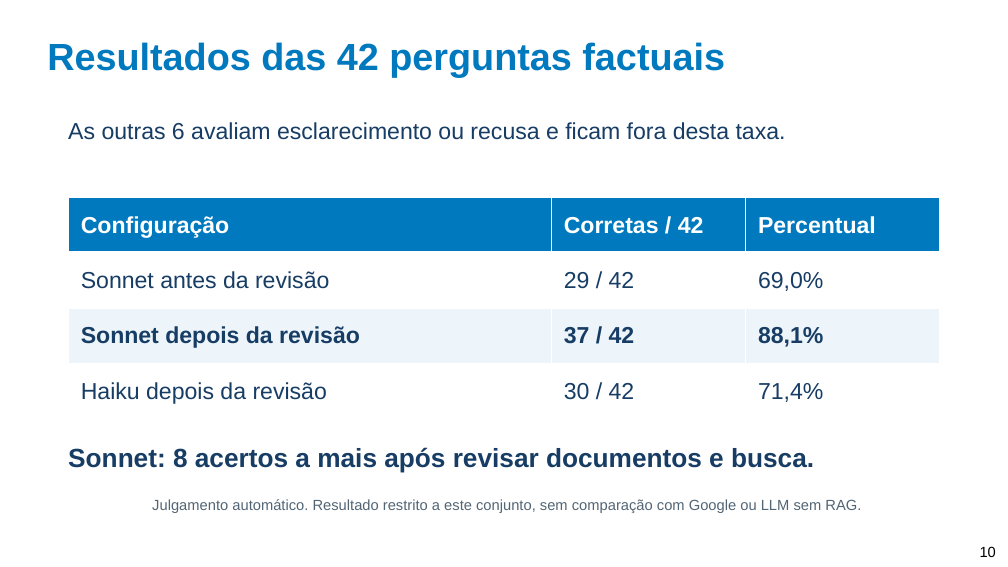
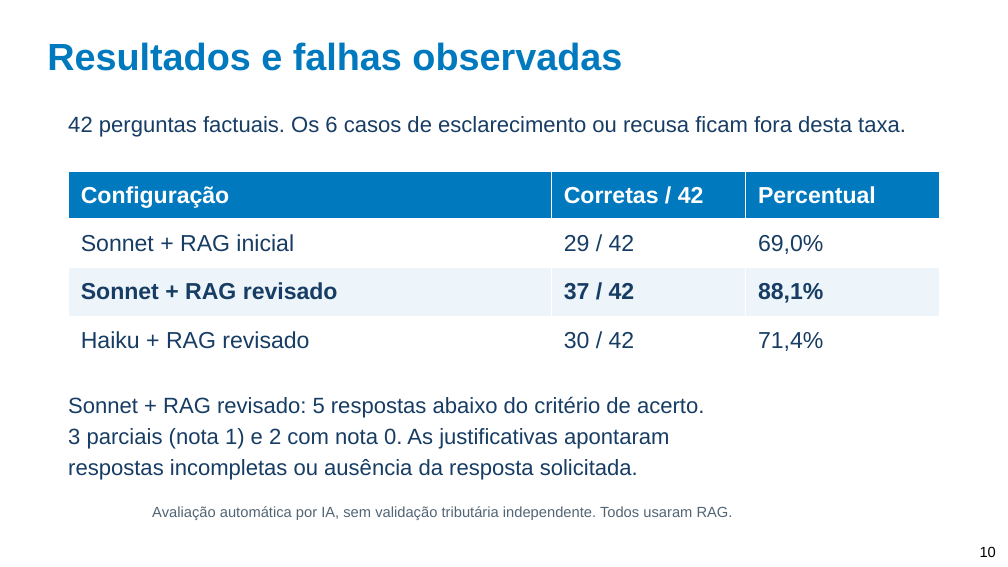
Before and after one commit to andreksp/BrazilianFinancialAssistant, a slide deck: slide 10 of Documentation/TCC/Revisao/Entrega_Final/Apresentacao_TCC_Andre_Khenaifes.pptx. Drawn at 1008x567 pixels with LibreOffice and Linux fonts; fonts in the diff are those of the drawing; background and template pictures are left out. Boxes give left, top, right and bottom in pixels: in the first picture for what was removed or moved away, otherwise in the second. Text is boxed around its words. In the diff, an @@ line names an element or a change of style, - is before the commit and + after.

```diff
--- a/Documentation/TCC/Revisao/Entrega_Final/Apresentacao_TCC_Andre_Khenaifes.pptx
+++ b/Documentation/TCC/Revisao/Entrega_Final/Apresentacao_TCC_Andre_Khenaifes.pptx
@@ text at [47, 42, 622, 71]: text changed @@
-Resultados das 42 perguntas factuais
+Resultados e falhas observadas
@@ text at [68, 116, 906, 137]: text changed; size 22 to 21 pt @@
-As outras 6 avaliam esclarecimento ou recusa e ficam fora desta taxa.
+42 perguntas factuais. Os 6 casos de esclarecimento ou recusa ficam fora desta taxa.
@@ table at [68, 171, 940, 364] @@
-row 2, column 1: Sonnet antes da revisão
+row 2, column 1: Sonnet + RAG inicial
-row 3, column 1: Sonnet depois da revisão
+row 3, column 1: Sonnet + RAG revisado
-row 4, column 1: Haiku depois da revisão
+row 4, column 1: Haiku + RAG revisado
@@ table: place and size @@
-table at [68, 197, 940, 419]
+table at [68, 171, 940, 364]
@@ text at [68, 396, 704, 480]: text changed; size 25 to 21 pt; bold off @@
-Sonnet: 8 acertos a mais após revisar documentos e busca.
+Sonnet + RAG revisado: 5 respostas abaixo do critério de acerto.
+3 parciais (nota 1) e 2 com nota 0. As justificativas apontaram
+respostas incompletas ou ausência da resposta solicitada.
@@ text at [152, 506, 733, 520]: text changed @@
-Julgamento automático. Resultado restrito a este conjunto, sem comparação com Google ou LLM sem RAG.
+Avaliação automática por IA, sem validação tributária independente. Todos usaram RAG.
```
Also in this commit, not shown: 5 other slides changed, 2 slides added, 1 slide removed, 10 other files.
